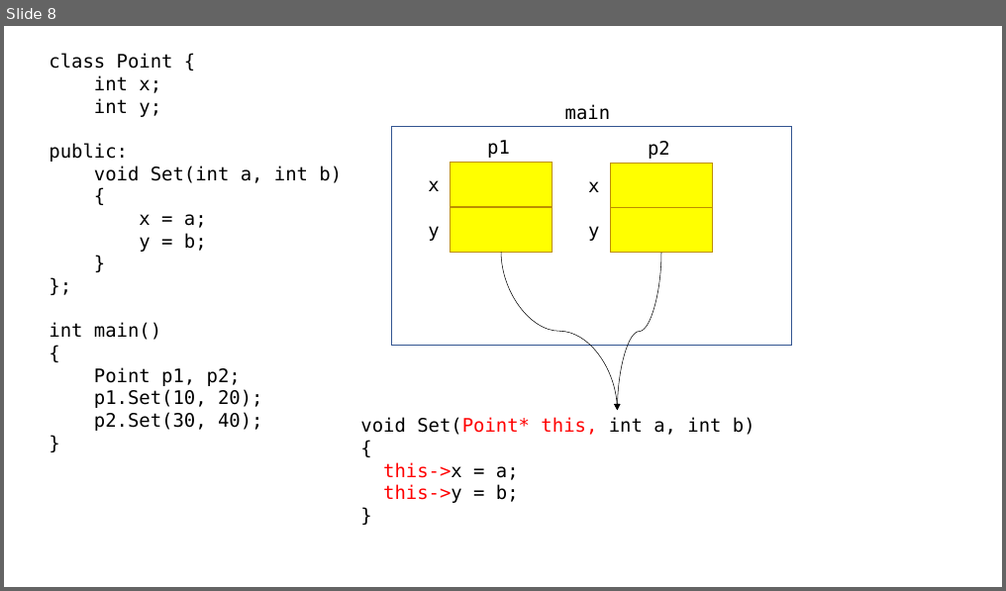
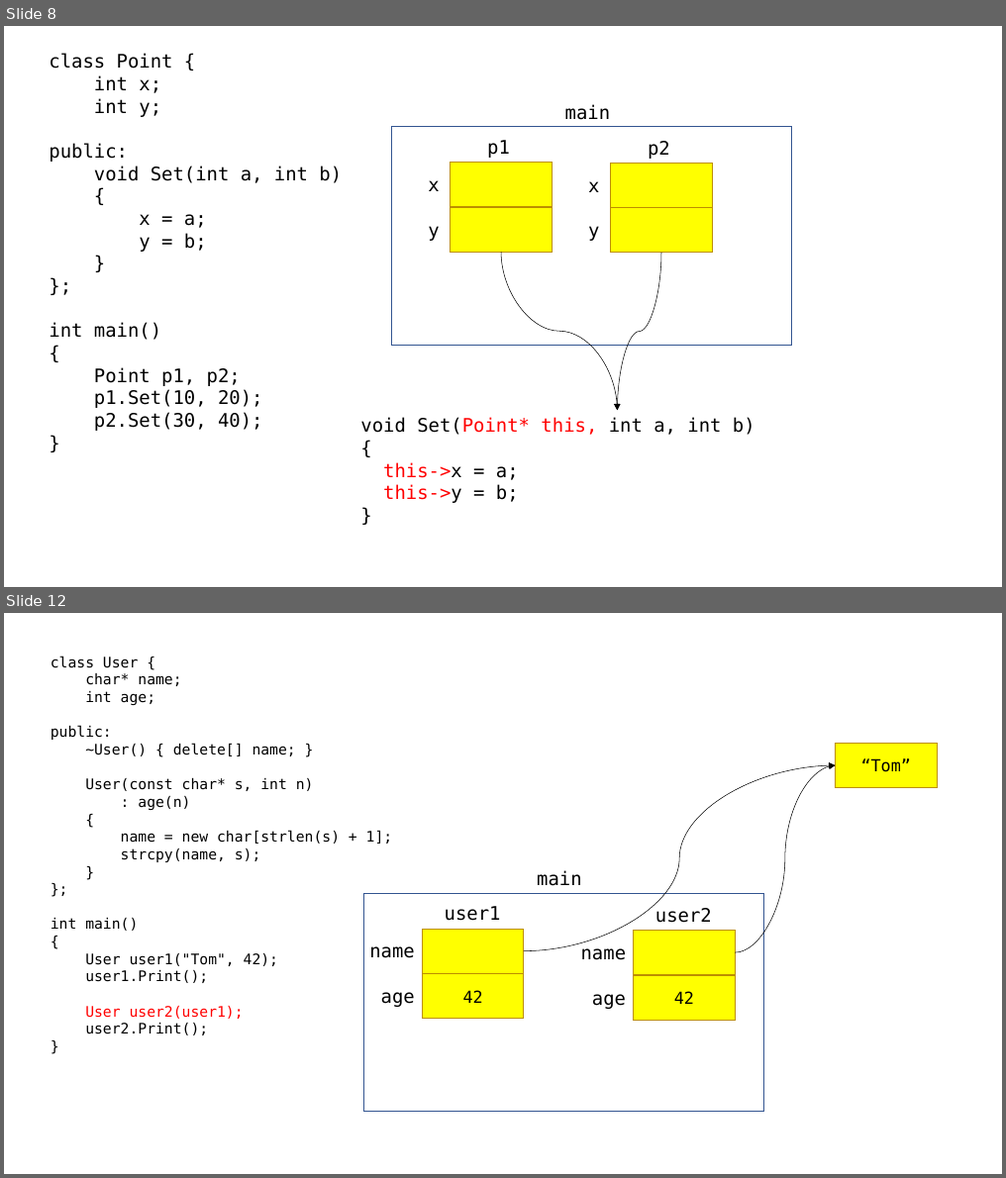
Before and after one commit to Seyoung9304/hyundai_swip, a slide deck: cpp/230223.pptx. Shown one above the other, each under a label of ours: slide 8 before the commit, slides 8 and 12 after it; the slides between them are not shown. The pictures are 1006x591 and 1006x1178 pixels, drawn with LibreOffice and Linux fonts; fonts in the diff are those of the drawing. Boxes give left, top, right and bottom in pixels: in the first picture for what was removed or moved away, otherwise in the second. Text is boxed around its words. In the diff, an @@ line names an element or a change of style, - is before the commit and + after.

```diff
--- a/cpp/230223.pptx
+++ b/cpp/230223.pptx
@@ slide 12 added at <box>4,613,1002,1174</box>, background #FFFFFF @@
@@ text added at <box>51,656,393,1036</box>, 14 pt, text #000000 @@
+class User {
+char* name;
+int age;
+public:
+~User() { delete[] name; }
+User(const char* s, int n)
+: age(n)
+{
+name = new char[strlen(s) + 1];
+strcpy(name, s);
+}
+};
+int main()
+{
+User user1("Tom", 42);
+user1.Print();
+User user2(user1);
+user2.Print();
+}
@@ rectangle added at <box>835,744,937,787</box>, fill #FFFF00, outline #BD8E00 1 pt, 16 pt, text #000000 @@
+“Tom”
@@ curved arrow added from (524, 952) to (835, 765), #000000 0.5 pt @@
@@ curved arrow added from (735, 953) to (835, 765), #000000 0.5 pt @@
@@ text added at <box>537,870,582,886</box>, 18 pt, text #000000 @@
+main
@@ rectangle added at <box>363,894,764,1112</box>, fill #FFFFFF, outline #325491 1 pt @@
@@ text added at <box>445,906,501,921</box>, 18 pt, text #000000 @@
+user1
@@ text added at <box>655,908,712,923</box>, 18 pt, text #000000 @@
+user2
@@ rectangle added at <box>423,929,525,973</box>, fill #FFFF00, outline #BD8E00 1 pt @@
@@ rectangle added at <box>634,931,736,974</box>, fill #FFFF00, outline #BD8E00 1 pt @@
@@ text added at <box>369,947,415,959</box>, 18 pt, text #000000 @@
+name
@@ text added at <box>581,949,627,960</box>, 18 pt, text #000000 @@
+name
@@ text added at <box>381,992,415,1007</box>, 18 pt, text #000000 @@
+age
@@ rectangle added at <box>423,974,525,1019</box>, fill #FFFF00, outline #BD8E00 1 pt, 16 pt, text #000000 @@
+42
@@ text added at <box>592,994,626,1009</box>, 18 pt, text #000000 @@
+age
@@ rectangle added at <box>634,976,736,1020</box>, fill #FFFF00, outline #BD8E00 1 pt, 16 pt, text #000000 @@
+42
```
Also in this commit, not shown: 3 other slides added, 2 other files.
